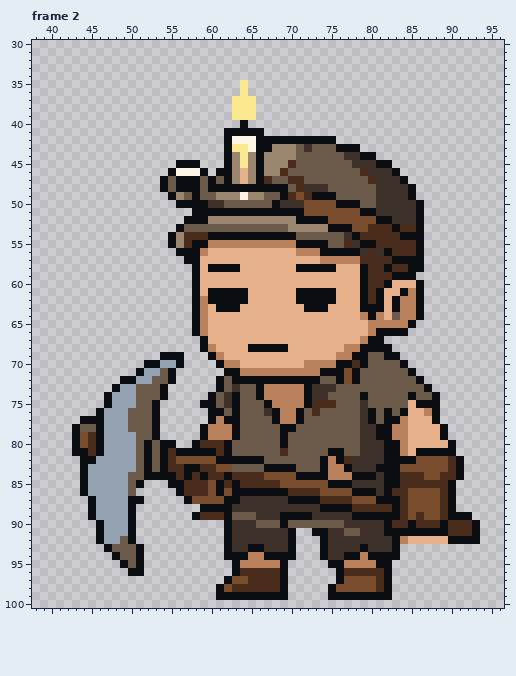
One commit to this pixel-art file: ArtSource/EnemyArtCohesion/Native/Miner_Idle-9cf4c96f86.aseprite. Above, as it was before the edit.
144x104 pixels, 9 frames. Shown: frame 2: x 38..96, y 30..100. The commit also changed other frames, which this record leaves out.
After:
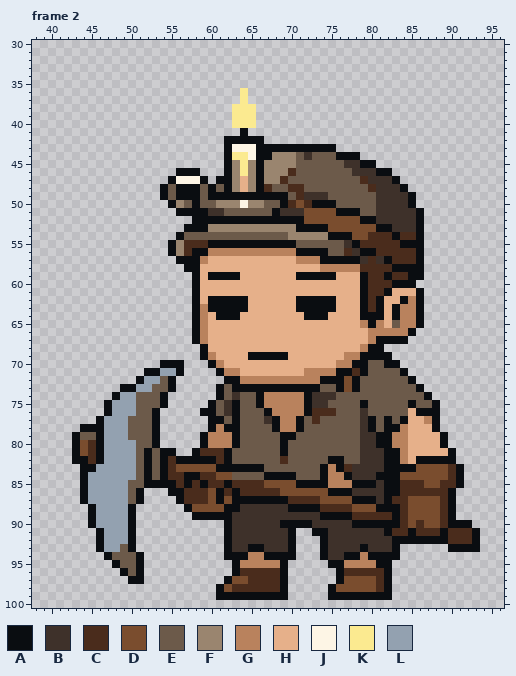
Palette (. is transparent): A #0a0d11  B #3e312a  C #4a2c1c  D #7a4d2e  E #6c5a4a  F #9a856f  G #b9825d  H #e6b08a  J #fdf5e5  K #fbea90  L #93a1b0
The author wrote: Repair Miner torso continuity and clean the production cast animations
Changes in this commit:
Changed rows in their new state; - is an unchanged pixel.
Frame 2:
first column x 43:
 35 ---------------------.-----------------------------
 37 --------------------.-.----------------------------
 40 --------------------KKK----------------------------
 41 -------------------..-..---------------------------
 42 --------------------AAA-.........------------------
 43 --------------------JJ---AAAAAAAA...---------------
 44 --------------------K-J-A----B---AAA..-------------
 45 -------------...-----------F------B-AA..-----------
 46 ------------.AAA.-.--K----FC-------BB-AA.----------
 47 -----------.AJJJA.A-----FFCEE-------CB--A.---------
 48 ------------------E-FHF-CEEC-EEE-----C---A.--------
 49 -----------AEAA--AAAAAAAAA-ECBBBE------------------
 50 ------------AFE-EEFFFJFF-EACDCAAAEEE------A.-------
 51 -------------AA--BBEEEEEE-BBB----AAAEE-------------
 52 --------------.--AAAAAAAAAAA-DDD----AABB-----------
 53 -------------.AAAFFFFFFFFFF-AAAADDD--DAABBB--------
 54 ------------.AEEEEEEEEEEEEEFFFFFAAADD---ACC--------
 55 ---------------CCAAAAAAAAAAAEEEE--BACC---AA--------
 56 ------------AFC-AGGGGGGGGGGGAAA-EECBAACC-----------
 57 -------------A--G-----------GGGAAAAAB-BACCC--------
 58 --------------A--HHHH-------HHHGGGGGC--CAA---------
 59 -----------------AAAA-------AAAAA------ACC-A-------
 60 ---------------------------------------CAAA.-------
 61 -----------------HHHHH------HHHHH-----CA-HH--------
 62 ----------------H-----------------------HA---------
 63 -----------------A---A------A---A----C-------------
 64 ------------------AAA--------AAA----A-A-A----------
 65 ------------------------------------GA-HE-GA-------
 66 --------------------------------------GGGGA--------
 67 ---------------AG-------------------HG-AAA---------
 68 -----------------H----HHHHH-------HHG--.-----------
 69 -----------...--AGH---AAAAA------H-G-AA-.----------
 70 ---------..AA----AGHH--------HHHHGGA---AA.---------
 71 --------.AALLA----AGGHHHHHHHH--GG-ACA----A.--------
 72 ------..A-L-------.A-GGGGGGGGGGAA---------A.-------
 73 -----.AALL-EA-------AAA-AAAAA-AEEADA-------A.------
 74 ----.A-----------.AEB-----------B---E-----E-A.-----
 75 ----------EA----.------AG-----BBE---A-----AEE------
 76 ---.A--L--------A-EB----AG--GA-CC----E-E-E-AA------
 77 -..---------------AE----B-----C---------EA--G------
 78 .AA-------------.A-A-----AGGA--------AE-A----A.----
 79 -EE----E-------------------A-----------------------
 80 ---------EA..--.AGGGA-----------------A-G-----A.---
 81 -D----------A..-CC--------A-----EE---------HHHH----
 82 A-CA---------AAAAAC-EEEE--C----EA-EE-----GHAAAAA.--
 83 --A----------DDDDDAAAAAAEEEE-----AC---B--AA--------
 84 -------L--E-C--AC-DDEEEEAAAAEEE---ABBBA--DDD--D----
 85 --------EAAA-CA-ACCAC---DD--AAAAGGGAAA------DD-CA--
 86 --------A---A------C-CCCCCDDDDD-AAABBB--A-CCCC-----
 87 -AL----E-----ACCC-AD-AAAAAACCCCDDDDAAAB-C----------
 88 --------------ADDDD-A------AAAACCCCDDDAA-----------
 89 ----------------AAA-BBB---BBBB-AAAACCCCC---D----..-
 90 --AL-------------------BBB-AAABBBB-AAAA-A-D-DDCAAA.
 91 ----------------------------------BB----CC-CCC-----
 92 ------L----------------------------------AAAAAACCC-
 93 ---ALL-A.--------------------------------------AAAA
 94 ----AE---------------------------------------------
 95 -----AE--------------------------------------------
 96 ------AE-------------------------------------------
 97 -------AA------------------------------------------
Changed places in both pictures, as pixel boxes (x1, y1, x2, y2):
changed: (72, 80, 480, 584)
